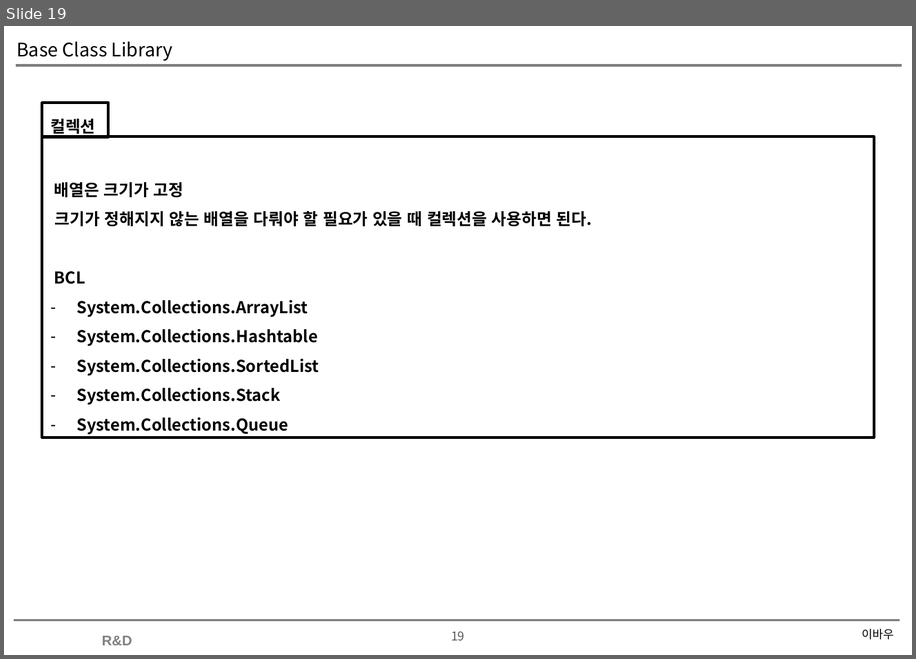
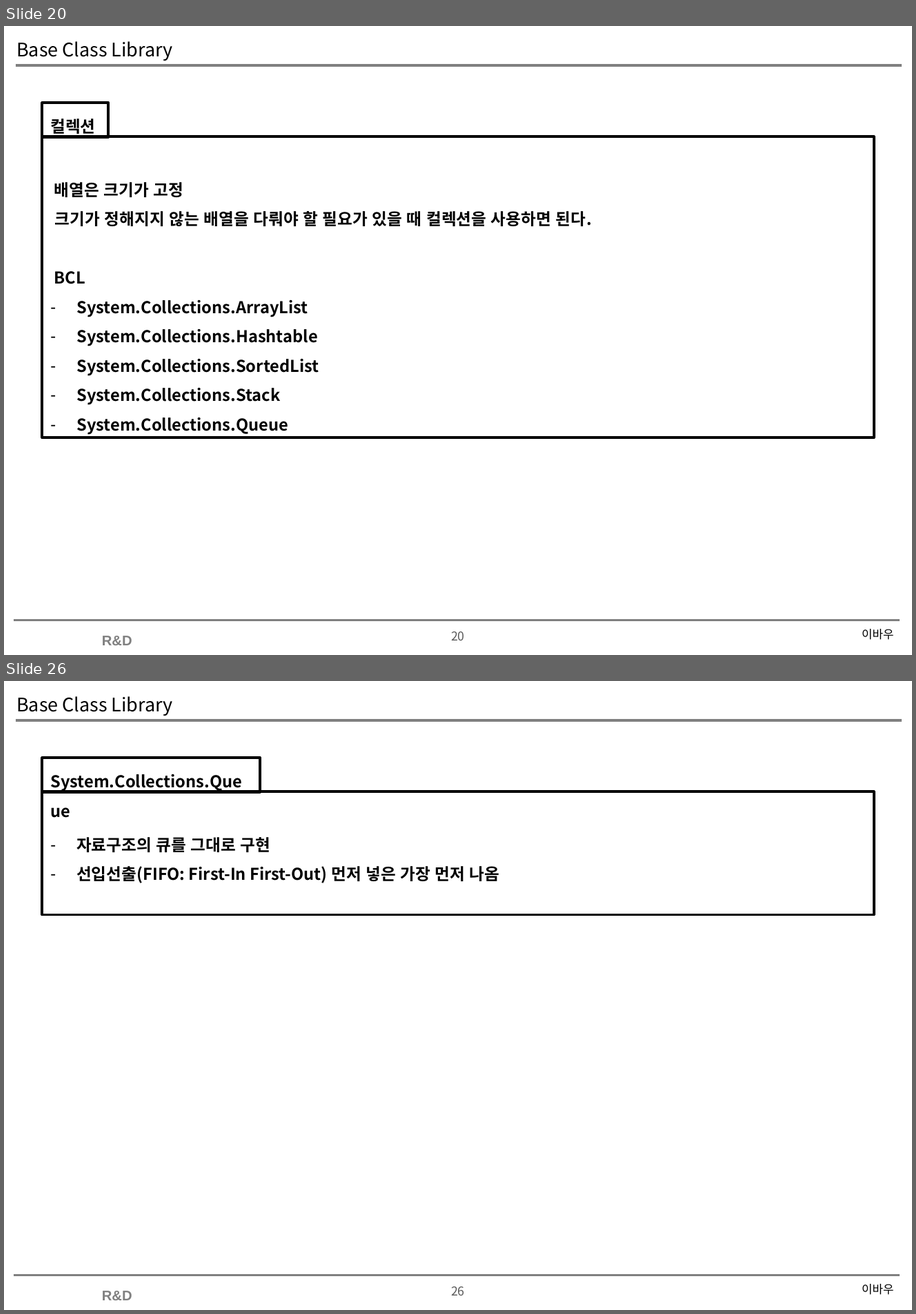
Before and after one commit to soultomind/CSharpStudy, a slide deck: CSharpStudy.Day20200627/Base Class Library.pptx. Shown one above the other, each under a label of ours: slide 19 before the commit, slides 20 and 26 after it; the slides between them are not shown. The pictures are 916x659 and 916x1314 pixels, drawn with LibreOffice and Linux fonts; fonts in the diff are those of the drawing; background and template pictures are left out. Boxes give left, top, right and bottom in pixels: in the first picture for what was removed or moved away, otherwise in the second. Text is boxed around its words. In the diff, an @@ line names an element or a change of style, - is before the commit and + after.

```diff
--- a/CSharpStudy.Day20200627/Base Class Library.pptx
+++ b/CSharpStudy.Day20200627/Base Class Library.pptx
@@ slide 26 added at [4, 681, 912, 1310], background #FFFFFF; not listed: 4 template elements that a slide beside it also shows @@
@@ title added at [16, 696, 173, 716], 16 pt, text #000000 @@
+Base Class Library
@@ rectangle added at [43, 758, 261, 793], outline #000000 2.25 pt, 14 pt, text #000000, bold @@
+System.Collections.Queue
@@ rectangle added at [43, 791, 874, 915], outline #000000 2.25 pt, 14 pt, text #000000, bold @@
+– 자료구조의 큐를 그대로 구현
+– 선입선출(FIFO: First-In First-Out) 먼저 넣은 가장 먼저 나옴
@@ text added at [862, 1283, 893, 1294], 10 pt, text #000000 @@
+이바우
@@ what was slide 19 is now slide 20 @@
@@ page number at [451, 631, 465, 640]: text changed @@
-19
+20
```
Also in this commit, not shown: 6 other slides added, 1 other file.
